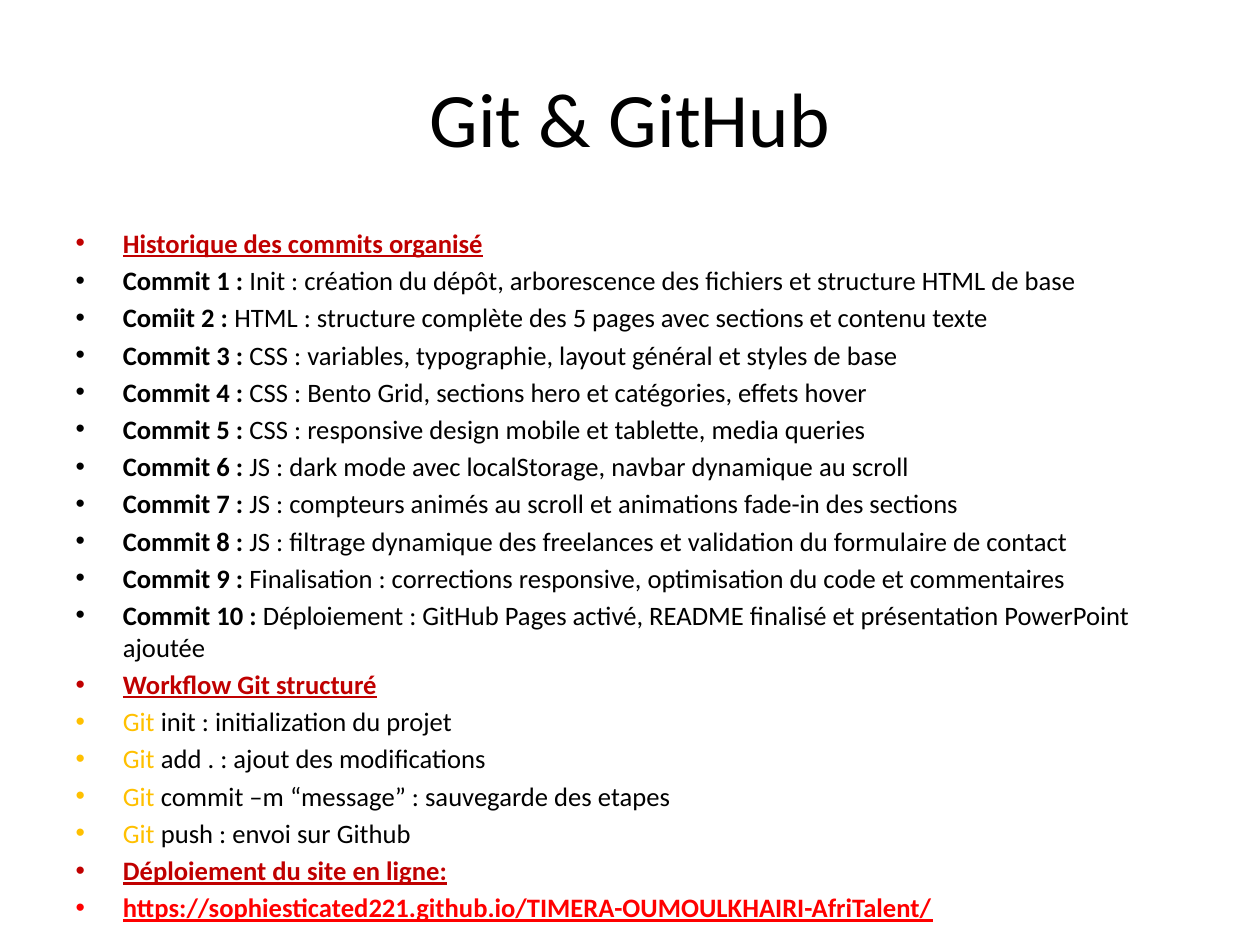
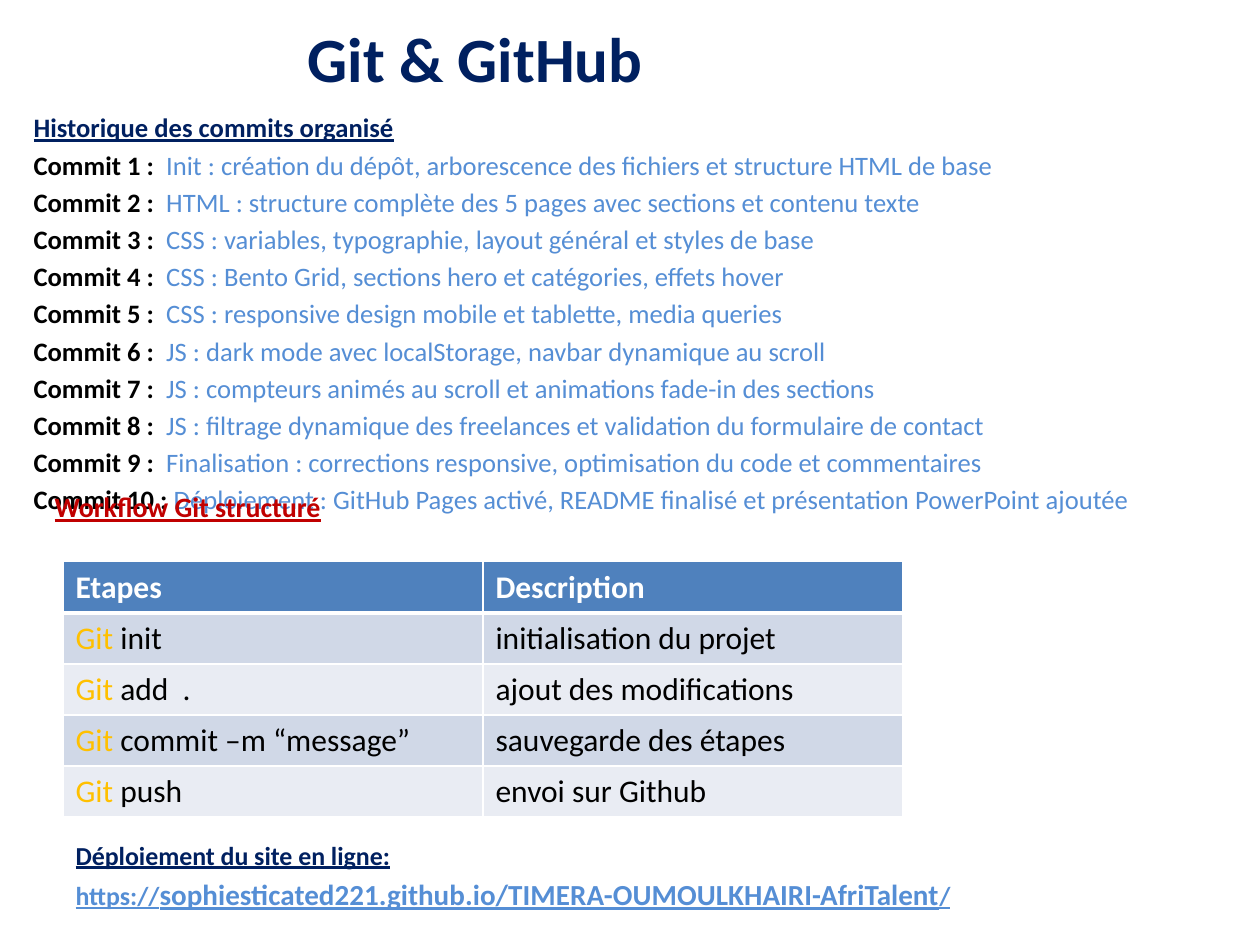
Before and after one commit to sophiesticated221/TIMERA-OUMOULKHAIRI-AfriTalent, a slide deck: slide 10 of docs/TIMERA_OUMOULKHAIRI_Presentation.pptx. Drawn at 1260x945 pixels with LibreOffice and Linux fonts; fonts in the diff are those of the drawing. Boxes give left, top, right and bottom in pixels: in the first picture for what was removed or moved away, otherwise in the second. Text is boxed around its words. In the diff, an @@ line names an element or a change of style, - is before the commit and + after.

Commit message:
Mise à jour : amélioration de la présentation PowerPoint

```diff
--- a/docs/TIMERA_OUMOULKHAIRI_Presentation.pptx
+++ b/docs/TIMERA_OUMOULKHAIRI_Presentation.pptx
@@ title "Git & GitHub": place and size @@
-title "Git & GitHub" at (430,93,830,148)
+title "Git & GitHub" at (308,37,643,83)
@@ title "Git & GitHub" at (308,37,643,83): size 44 to 36 pt, text colour #000000 to #002060, bold on @@
@@ text "Historique des commits organisé": place and size @@
-text "Historique des commits organisé" at (123,234,1129,848)
+text "Historique des commits organisé" at (34,118,991,477)
@@ text at (34,118,991,477): text colour #C00000 to #002060 in "Historique des commits organisé"; text colour #000000 to #558ED5 in "Init : création du dépôt, arborescence des ...", "CSS : variables, typographie, layout général et ...", "CSS : Bento Grid, sections hero et ...", "CSS : responsive design mobile et tablette, ..." and 5 more places; bullet • to none @@
@@ text at (34,193,919,217): text changed; text colour #000000 to #558ED5 @@
-• Comiit 2 : HTML : structure complète des 5 pages avec sections et contenu texte
+Commit 2 : HTML : structure complète des 5 pages avec sections et contenu texte
@@ text added at (55,494,320,524), 16 pt, text #C00000, bold, underline @@
+Workflow Git structuré
@@ table added at (63,562,902,815), 5 rows, 2 columns @@
+Etapes | Description
+Git init | initialisation du projet
+Git add . | ajout des modifications
+Git commit –m “message” | sauvegarde des étapes
+Git push | envoi sur Github
@@ text at (123,675,670,848): paragraphs removed @@
-• Workflow Git structuré
-• Git init : initialization du projet
-• Git add . : ajout des modifications
-• Git commit –m “message” : sauvegarde des etapes
-• Git push : envoi sur Github
-• Déploiement du site en ligne:
-• https://sophiesticated221.github.io/TIMERA-OUMOULKHAIRI-AfriTalent/
@@ text added at (76,846,939,910), 16.6 pt, text #558ED5, bold, underline @@
+Déploiement du site en ligne:
+https://sophiesticated221.github.io/TIMERA-OUMOULKHAIRI-AfriTalent/
```
Also in this commit, not shown: 14 other slides changed.
